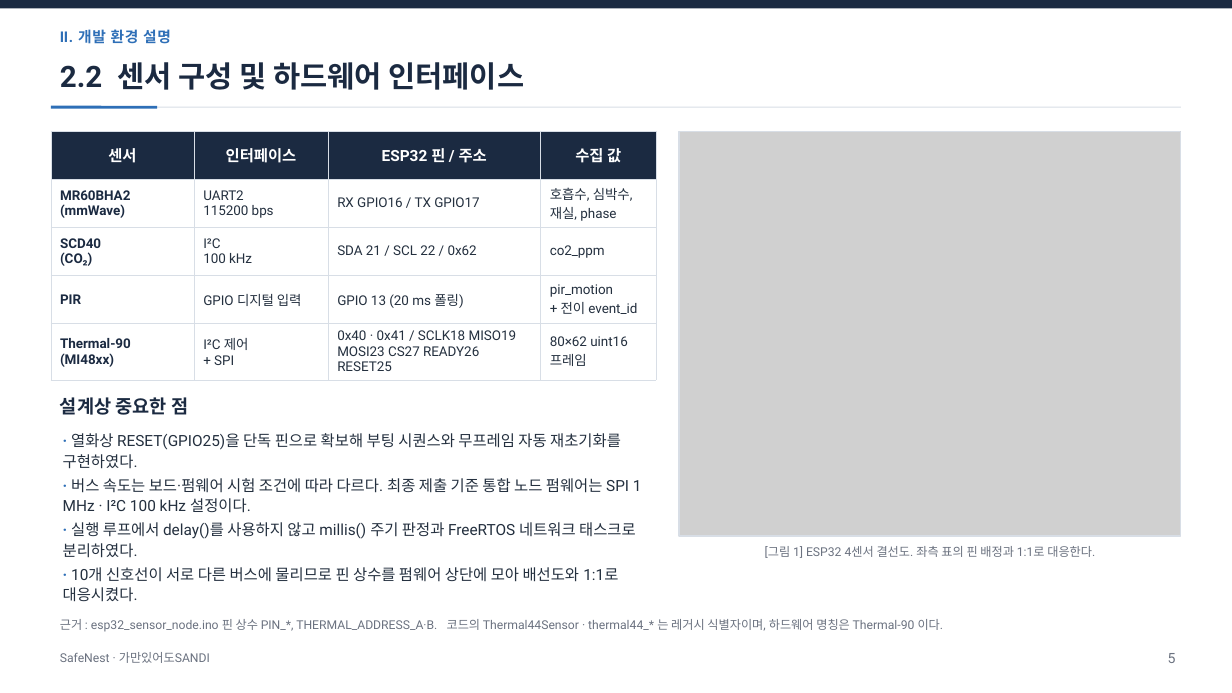
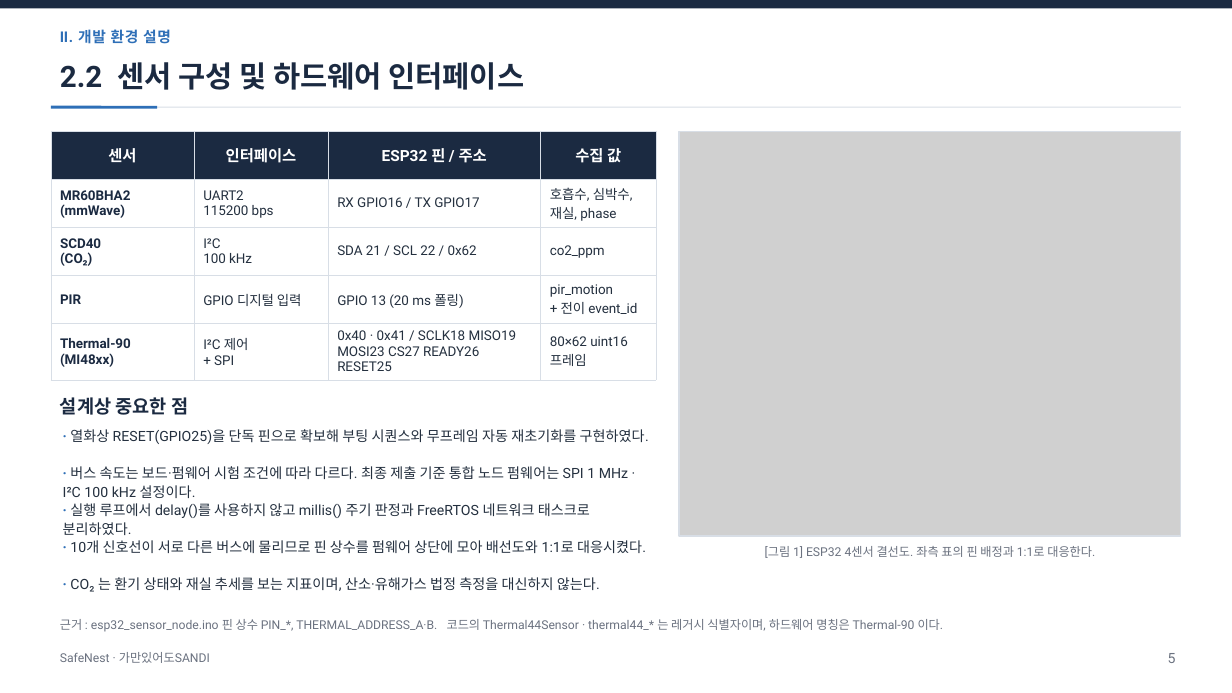
Before and after one commit to jinsu1011/safenest-embedded-competition, a slide deck: slide 6 of final-report/2026ESWContest_자유공모_가만있어도SANDI_개발완료보고서.pptx. Drawn at 1232x693 pixels with LibreOffice and Linux fonts; fonts in the diff are those of the drawing; grey boxes stand for pictures. Boxes give left, top, right and bottom in pixels: in the first picture for what was removed or moved away, otherwise in the second. Text is boxed around its words. In the diff, an @@ line names an element or a change of style, - is before the commit and + after.

```diff
--- a/final-report/2026ESWContest_자유공모_가만있어도SANDI_개발완료보고서.pptx
+++ b/final-report/2026ESWContest_자유공모_가만있어도SANDI_개발완료보고서.pptx
@@ text "· 버스 속도는 보드·펌웨어 시험 ...": place and size @@
-text "· 버스 속도는 보드·펌웨어 시험 ..." at <box>63,478,642,513</box>
+text "· 버스 속도는 보드·펌웨어 시험 ..." at <box>63,466,628,498</box>
@@ text "· 실행 루프에서 delay()를 사용하지 ...": place and size @@
-text "· 실행 루프에서 delay()를 사용하지 ..." at <box>63,522,636,558</box>
+text "· 실행 루프에서 delay()를 사용하지 ..." at <box>63,503,590,535</box>
@@ size 12 to 11 pt; line spacing 16pt to 14.5pt in 4 elements at <box>70,429,649,444</box>, <box>63,466,628,498</box>, <box>63,503,590,535</box>, <box>70,540,646,553</box> @@
@@ text "· 10개 신호선이 서로 다른 ...": place and size @@
-text "· 10개 신호선이 서로 다른 ..." at <box>63,567,618,602</box>
+text "· 10개 신호선이 서로 다른 ..." at <box>70,540,646,553</box>
@@ text added at <box>70,577,600,592</box>, 11 pt, text #24303F @@
+· CO₂ 는 환기 상태와 재실 추세를 보는 지표이며, 산소·유해가스 법정 측정을 대신하지 않는다.
```
Also in this commit, not shown: 8 other slides changed, 12 other files.
